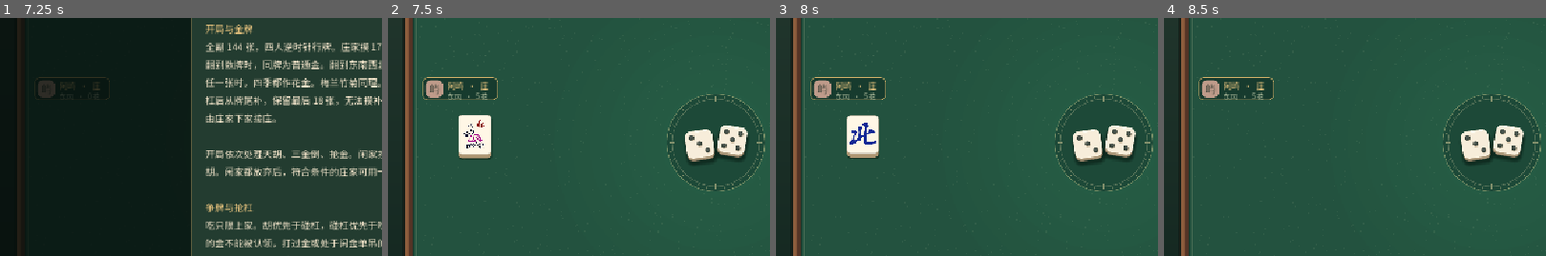
Above: before the commit, frames 1-4 (left to right).
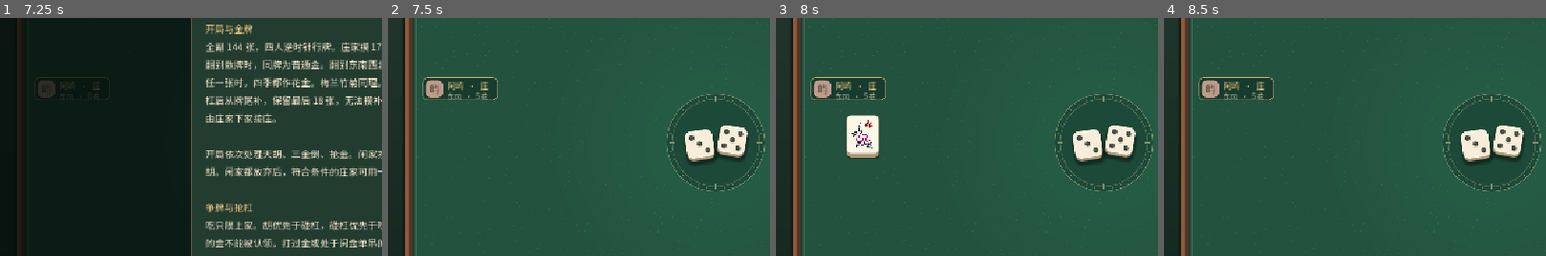
Above: after the commit, the same moments.

Repository: happiness763/fuqing-mahjong
Game: Godot game, scene res://table.tscn
The game is run twice, just before and just after one commit, with the same random seed, the same clock (stepped at 60 frames per second) and the same inputs.
Inputs (mouse positions are % of the whole screen's width and height, from its top left):
- Up to frame 1 (7.25 s): click "开始游戏" at 0.5 s; click "菜单" at 1.25 s; click "声音 开" at 2 s; click "掷骰" at 2.75 s; click "菜单" at 3.5 s; click "开始发牌" at 4.25 s; click "声音 关" at 5 s; click "菜单" at 5.75 s; click "玩法规则" at 6.5 s
- Up to frame 2 (7.5 s): click "×" at 7.25 s
- Up to frame 3 (8 s): no input
- Up to frame 4 (8.5 s): tap Enter at 8, 8.1 s; move the mouse to (72, 45) at 8.02 s; click (72, 45) at 8.17 s; tap Space at 8.27 s
The pictures show only the part of the screen within x 0-50%, y 24-74%; the shares and areas given below are measured in that part.

Frame 1 is identical in both runs. In frame 2, 1.6% of the frame differs, in the area x 18-27%, y 40-60%; in frame 3, 0.3%; in frame 4, nothing differs.

Commit message:
feat: hold the raw dealt hand before flowers leave

Diff:
--- a/godot/scripts/table.gd
+++ b/godot/scripts/table.gd
@@ -860,8 +860,9 @@
 	if flower_sequence.is_empty():
 		_finish_flower_sequence()
 		return
-	_show_flower_step()
-	flower_timer.start(0.22)
+	flower_index = -1
+	refresh()
+	flower_timer.start(0.45)
 
 
 func _show_flower_step() -> void:
--- a/godot/tests/desktop_test.gd
+++ b/godot/tests/desktop_test.gd
@@ -262,6 +262,8 @@
 	desk.advance_intro()
 	check(desk.flower_active and desk.flower_preview, "opening flower preview starts")
 	check(desk.flower_status_text == "摸到花", "opening flower shows the initial draw")
+	check(desk.flower_preview_hand == [27, 10], "raw hand keeps the dealt flowers")
+	desk.advance_flower()
 	check(desk.flower_preview_hand == [10], "initial flower leaves the raw hand")
 	desk.advance_flower()
 	check(desk.flower_preview_hand.has(22), "replacement slides into the raw hand")
@@ -278,8 +280,10 @@
 	desk.last_flower_revision = 0
 	desk.refresh()
 	check(desk.draw_flower_active and desk.flower_active, "draw flower animation starts")
+	check(desk.flower_status_text == "摸到花", "draw flower shows the drawn flower first")
+	check(desk.local_moves().is_empty(), "draw flower animation blocks moves")
+	desk.advance_flower()
 	check(desk.flower_status_text == "第 1 次补花", "draw flower shows the replacement round")
-	check(desk.local_moves().is_empty(), "draw flower animation blocks moves")
 	desk._finish_flower_sequence()
 	check(not desk.draw_flower_active and not desk.flower_active, "draw flower animation ends")
 	if DisplayServer.get_name() != "headless":
